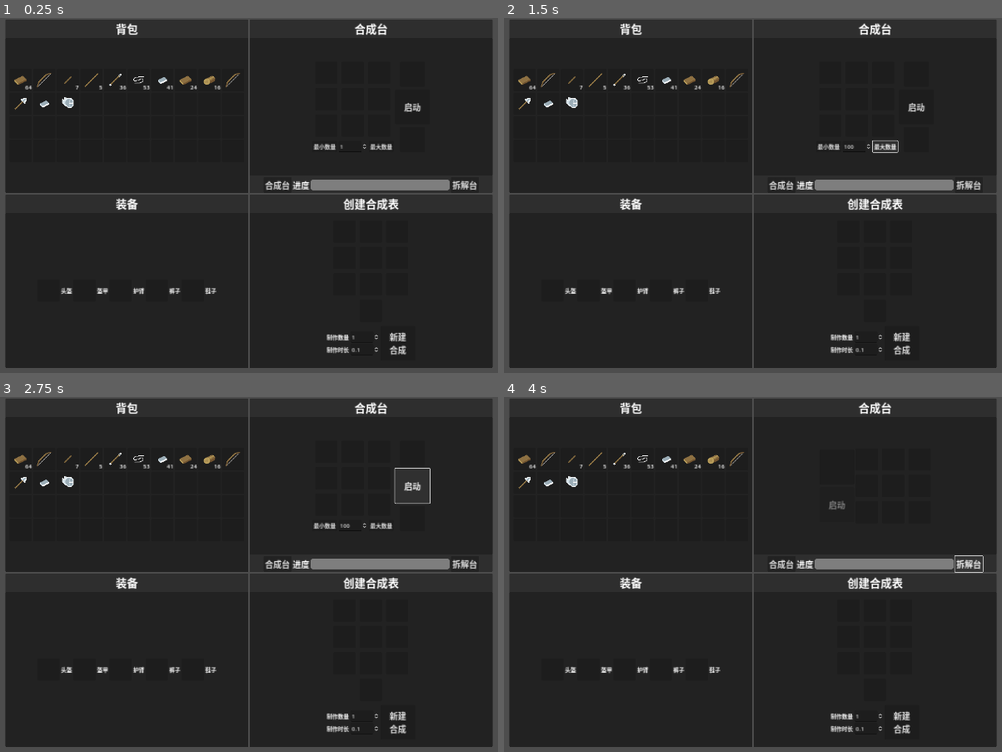
Above: before the commit, frames 1-4 (two rows, left to right).
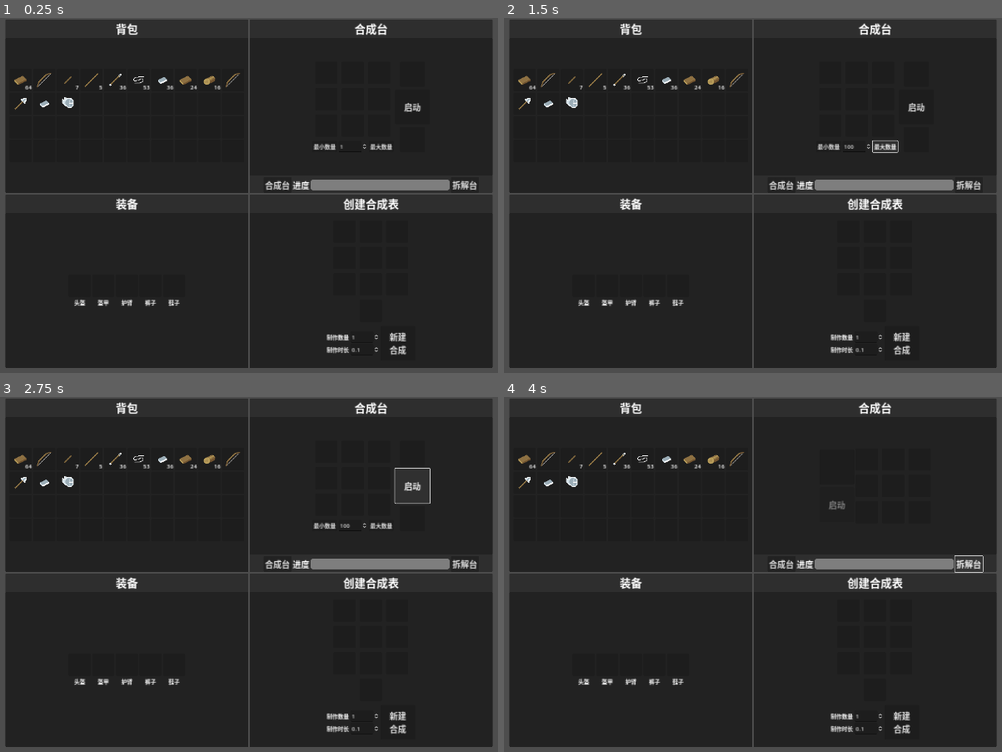
Above: after the commit, the same moments.

Repository: DeerLuuu/Backpack-and-synthesis-system
Game: Godot game, scene res://scene/world/world.tscn
Same seed, same stepped clock (60 frames per second), same inputs: the game is played once before the commit and once after it.
Inputs:
- Up to frame 1 (0.25 s): no input
- Up to frame 2 (1.5 s): click "最小数量" at 0.5 s; click "最大数量" at 1.25 s
- Up to frame 3 (2.75 s): click "启动" at 2 s
- Up to frame 4 (4 s): click "合成台" at 2.75 s; click "拆解台" at 3.5 s

The runs differ from the first frame. In frame 1, 0.4% of the frame differs, in the area x 12-44%, y 19-82%; in frame 2, 0.4%; in frame 3, 0.4%; in frame 4, 0.4%.

Commit message:
新增组合键、快速装备、快速堆叠双击的物品

Diff:
--- a/project.godot
+++ b/project.godot
@@ -53,3 +53,7 @@
 "events": [Object(InputEventKey,"resource_local_to_scene":false,"resource_name":"","device":-1,"window_id":0,"alt_press …(192 unchanged characters)…
 ]
 }
+double_mouse_left={
+"deadzone": 0.5,
+"events": []
+}
--- a/resource/player_backpack.tres
+++ b/resource/player_backpack.tres
@@ -46,7 +46,7 @@
 [sub_resource type="Resource" id="Resource_of248"]
 script = ExtResource("2_vmrof")
 item = ExtResource("5_2ua25")
-count = 41
+count = 36
 
 [sub_resource type="Resource" id="Resource_t8vcf"]
 script = ExtResource("2_vmrof")
--- a/scene/ui/equip_interface.gd
+++ b/scene/ui/equip_interface.gd
@@ -23,11 +23,7 @@
 
 # TODO 装备UI ===============>变 量<===============
 #region 变量
-@onready var head_slot_panel_container: SlotPanelContainer = %HeadSlotPanelContainer
-@onready var hand_slot_panel_container: SlotPanelContainer = %HandSlotPanelContainer
-@onready var u_body_slot_panel_container: SlotPanelContainer = %UBodySlotPanelContainer
-@onready var d_body_slot_panel_container: SlotPanelContainer = %DBodySlotPanelContainer
-@onready var leg_slot_panel_container: SlotPanelContainer = %LegSlotPanelContainer
+
 #endregion
 
 # TODO 装备UI ===============>虚方法<===============
@@ -37,9 +33,10 @@
 
 func _ready() -> void:
 	for i in get_children():
-		if i is SlotPanelContainer:
-			i.slot_clicked.connect(Global._on_slot_clicked)
-			i.slot_clicked.connect(_on_slot_clicked)
+		i.slot_clicked.connect(Global._on_slot_clicked)
+		i.slot_clicked.connect(_on_slot_clicked)
+
+	Global.equip_interface = self
 
 func _process(_delta: float) -> void:
 	pass
@@ -60,34 +57,33 @@
 func _on_slot_clicked(slot_index : int, _mouse_button : int, _backpack : Node) -> void:
 	if not get_child(slot_index).slot.has_item(): return
 	var slot_panel : SlotPanelContainer = get_child(slot_index)
-	var equit_index = slot_index / 2
-	match equit_index:
+	match slot_index:
 		Equip.HELMET:
-			if not item_is_equip(slot_panel, equit_index):
+			if not item_is_equip(slot_panel, slot_index):
 				Global.add_item(slot_panel.slot, Global.player_backpack_grid)
 				slot_panel.slot = BaseSlot.new()
 				return
 			print("更新玩家属性···")
 		Equip.ARMOR:
-			if not item_is_equip(slot_panel, equit_index):
+			if not item_is_equip(slot_panel, slot_index):
 				Global.add_item(slot_panel.slot, Global.player_backpack_grid)
 				slot_panel.slot = BaseSlot.new()
 				return
 			print("更新玩家属性···")
 		Equip.ARMLET:
-			if not item_is_equip(slot_panel, equit_index):
+			if not item_is_equip(slot_panel, slot_index):
 				Global.add_item(slot_panel.slot, Global.player_backpack_grid)
 				slot_panel.slot = BaseSlot.new()
 				return
 			print("更新玩家属性···")
 		Equip.TROUSERS:
-			if not item_is_equip(slot_panel, equit_index):
+			if not item_is_equip(slot_panel, slot_index):
 				Global.add_item(slot_panel.slot, Global.player_backpack_grid)
 				slot_panel.slot = BaseSlot.new()
 				return
 			print("更新玩家属性···")
 		Equip.SHOES:
-			if not item_is_equip(slot_panel, equit_index):
+			if not item_is_equip(slot_panel, slot_index):
 				Global.add_item(slot_panel.slot, Global.player_backpack_grid)
 				slot_panel.slot = BaseSlot.new()
 				return
--- a/scene/ui/slot.gd
+++ b/scene/ui/slot.gd
@@ -8,7 +8,7 @@
 # TODO 格子UI ===============>信 号<===============
 #region 信号
 # 格子被按下发出的信号
-signal slot_clicked(slot_index : int, mouse_index : int, slot_parent : Node)
+signal slot_clicked(slot_index : int, mouse_index : int, slot_parent : Node, double_click : bool)
 #endregion
 
 # TODO 格子UI ===============>常 量<===============
@@ -16,7 +16,8 @@
 enum Mouse{
 	MOUSE_LEFT,
 	MOUSE_RIGHT,
-	MOUSE_LEFT_PLUS
+	MOUSE_LEFT_PLUS,
+	DOUBLE_MOUSE_LEFT
 }
 #endregion
 
@@ -33,6 +34,9 @@
 		if slot == null: return
 		if slot.item == null: return
 		set_slot_panel()
+
+var is_double : bool = false
+var can_double : bool = false
 #endregion
 
 # TODO 格子UI ===============>虚方法<===============
@@ -59,8 +63,15 @@
 	# 检测鼠标左键、右键交互并发出信号
 	if event is InputEventMouseButton:
 		if event.is_action_pressed("mouse_left"):
+			is_double = false
+			if can_double:
+				is_double = true
+			can_double = true
+			get_tree().create_timer(.25).timeout.connect(func(): can_double = false)
 			if Global.is_shift:
 				slot_clicked.emit(get_index(), Mouse.MOUSE_LEFT_PLUS, get_parent())
+			elif is_double:
+				slot_clicked.emit(get_index(), Mouse.MOUSE_LEFT, get_parent(), true)
 			else :
 				slot_clicked.emit(get_index(), Mouse.MOUSE_LEFT, get_parent())
 		elif event.is_action_pressed("mouse_right"):
--- a/scene/ui/ui_grid_container.tscn
+++ b/scene/ui/ui_grid_container.tscn
@@ -326,61 +326,76 @@
 layout_mode = 2
 size_flags_vertical = 3
 
-[node name="EquipInterface" type="HBoxContainer" parent="OtherBackpackPanel/MarginContainer/VBoxContainer/InventoryBG"]
+[node name="VBoxContainer" type="VBoxContainer" parent="OtherBackpackPanel/MarginContainer/VBoxContainer/InventoryBG"]
+layout_mode = 2
+size_flags_horizontal = 4
+size_flags_vertical = 4
+
+[node name="EquipInterface" type="HBoxContainer" parent="OtherBackpackPanel/MarginContainer/VBoxContainer/InventoryBG/VBoxContainer"]
 layout_mode = 2
 size_flags_horizontal = 4
 size_flags_vertical = 4
 script = ExtResource("7_ygn62")
 
-[node name="HeadSlotPanelContainer" parent="OtherBackpackPanel/MarginContainer/VBoxContainer/InventoryBG/EquipInterface" instance=ExtResource("4_rucro")]
-unique_name_in_owner = true
-layout_mode = 2
-
-[node name="Label" type="Label" parent="OtherBackpackPanel/MarginContainer/VBoxContainer/InventoryBG/EquipInterface"]
+[node name="HeadSlotPanelContainer" parent="OtherBackpackPanel/MarginContainer/VBoxContainer/InventoryBG/VBoxContainer/EquipInterface" instance=ExtResource("4_rucro")]
+unique_name_in_owner = true
+layout_mode = 2
+
+[node name="UBodySlotPanelContainer" parent="OtherBackpackPanel/MarginContainer/VBoxContainer/InventoryBG/VBoxContainer/EquipInterface" instance=ExtResource("4_rucro")]
+unique_name_in_owner = true
+layout_mode = 2
+
+[node name="HandSlotPanelContainer" parent="OtherBackpackPanel/MarginContainer/VBoxContainer/InventoryBG/VBoxContainer/EquipInterface" instance=ExtResource("4_rucro")]
+unique_name_in_owner = true
+layout_mode = 2
+
+[node name="DBodySlotPanelContainer" parent="OtherBackpackPanel/MarginContainer/VBoxContainer/InventoryBG/VBoxContainer/EquipInterface" instance=ExtResource("4_rucro")]
+unique_name_in_owner = true
+layout_mode = 2
+
+[node name="LegSlotPanelContainer" parent="OtherBackpackPanel/MarginContainer/VBoxContainer/InventoryBG/VBoxContainer/EquipInterface" instance=ExtResource("4_rucro")]
+unique_name_in_owner = true
+layout_mode = 2
+
+[node name="HBoxContainer" type="HBoxContainer" parent="OtherBackpackPanel/MarginContainer/VBoxContainer/InventoryBG/VBoxContainer"]
+layout_mode = 2
+size_flags_horizontal = 4
+size_flags_vertical = 4
+
+[node name="Label" type="Label" parent="OtherBackpackPanel/MarginContainer/VBoxContainer/InventoryBG/VBoxContainer/HBoxContainer"]
+custom_minimum_size = Vector2(64, 0)
 layout_mode = 2
 text = "头盔"
 label_settings = SubResource("LabelSettings_6n87r")
 horizontal_alignment = 1
 vertical_alignment = 1
 
-[node name="UBodySlotPanelContainer" parent="OtherBackpackPanel/MarginContainer/VBoxContainer/InventoryBG/EquipInterface" instance=ExtResource("4_rucro")]
-unique_name_in_owner = true
-layout_mode = 2
-
-[node name="Label2" type="Label" parent="OtherBackpackPanel/MarginContainer/VBoxContainer/InventoryBG/EquipInterface"]
+[node name="Label2" type="Label" parent="OtherBackpackPanel/MarginContainer/VBoxContainer/InventoryBG/VBoxContainer/HBoxContainer"]
+custom_minimum_size = Vector2(64, 0)
 layout_mode = 2
 text = "盔甲"
 label_settings = SubResource("LabelSettings_6n87r")
 horizontal_alignment = 1
 vertical_alignment = 1
 
-[node name="HandSlotPanelContainer" parent="OtherBackpackPanel/MarginContainer/VBoxContainer/InventoryBG/EquipInterface" instance=ExtResource("4_rucro")]
-unique_name_in_owner = true
-layout_mode = 2
-
-[node name="Label3" type="Label" parent="OtherBackpackPanel/MarginContainer/VBoxContainer/InventoryBG/EquipInterface"]
+[node name="Label3" type="Label" parent="OtherBackpackPanel/MarginContainer/VBoxContainer/InventoryBG/VBoxContainer/HBoxContainer"]
+custom_minimum_size = Vector2(64, 0)
 layout_mode = 2
 text = "护臂"
 label_settings = SubResource("LabelSettings_6n87r")
 horizontal_alignment = 1
 vertical_alignment = 1
 
-[node name="DBodySlotPanelContainer" parent="OtherBackpackPanel/MarginContainer/VBoxContainer/InventoryBG/EquipInterface" instance=ExtResource("4_rucro")]
-unique_name_in_owner = true
-layout_mode = 2
-
-[node name="Label4" type="Label" parent="OtherBackpackPanel/MarginContainer/VBoxContainer/InventoryBG/EquipInterface"]
+[node name="Label4" type="Label" parent="OtherBackpackPanel/MarginContainer/VBoxContainer/InventoryBG/VBoxContainer/HBoxContainer"]
+custom_minimum_size = Vector2(64, 0)
 layout_mode = 2
 text = "裤子"
 label_settings = SubResource("LabelSettings_6n87r")
 horizontal_alignment = 1
 vertical_alignment = 1
 
-[node name="LegSlotPanelContainer" parent="OtherBackpackPanel/MarginContainer/VBoxContainer/InventoryBG/EquipInterface" instance=ExtResource("4_rucro")]
-unique_name_in_owner = true
-layout_mode = 2
-
-[node name="Label5" type="Label" parent="OtherBackpackPanel/MarginContainer/VBoxContainer/InventoryBG/EquipInterface"]
+[node name="Label5" type="Label" parent="OtherBackpackPanel/MarginContainer/VBoxContainer/InventoryBG/VBoxContainer/HBoxContainer"]
+custom_minimum_size = Vector2(64, 0)
 layout_mode = 2
 text = "鞋子"
 label_settings = SubResource("LabelSettings_6n87r")
--- a/script/base_slot.gd
+++ b/script/base_slot.gd
@@ -34,6 +34,9 @@
 
 # TODO 格子基类 ===============>工具方法<===============
 #region 工具方法
+func is_equip() -> bool:
+	return item is EquipItem
+
 # TODO_FUC 格子基类：判断是否有物品
 func has_item() -> bool:
 	return item != null
--- a/script/global.gd
+++ b/script/global.gd
@@ -53,6 +53,10 @@
 var item_table : Dictionary
 # Shift 快捷键
 var is_shift : bool = false
+
+# 装备栏 /// /// /// /// /// ///
+var equip_interface : HBoxContainer
+# /// /// /// /// /// /// ///
 #endregion
 
 func _shortcut_input(event: InputEvent) -> void:
@@ -64,13 +68,13 @@
 # TODO 全局属性 ===============>信号链接方法<===============
 #region 信号链接方法
 # TODO_FUC 全局：格子按下方法
-func _on_slot_clicked(slot_index : int, mouse_button : int, backpack : Node) -> void:
+func _on_slot_clicked(slot_index : int, mouse_button : int, backpack : Node, double_click : bool = false) -> void:
 	# 被点击的格子容器
 	var click_slot : BaseSlot = backpack.get_child(slot_index).slot
 	# 鼠标格子容器
 	var dragged_slot : BaseSlot = dragged_slot_panel_container.slot
 
-	# 鼠标左键的操作
+	# 鼠标左键
 	if mouse_button == 0:
 		if dragged_slot.has_item() and dragged_slot.can_stack(click_slot) and not click_slot.is_full():
 			click_slot = dragged_slot.stack_item(click_slot)
@@ -78,7 +82,7 @@
 			update_slot(dragged_slot, click_slot, slot_index, backpack)
 			return
 
-	# 鼠标右键的操作
+	# 鼠标右键
 	if mouse_button == 1:
 		if not dragged_slot.has_item():
 			if not click_slot.has_item(): return
@@ -102,9 +106,16 @@
 				update_slot(dragged_slot, click_slot, slot_index, backpack)
 				return
 
+	# Shift + 鼠标左键
 	if mouse_button == 2:
 		if not click_slot.has_item(): return
-		if backpack is PlayerBackInterface: return
+		if backpack is PlayerBackInterface:
+			if click_slot.is_equip():
+				add_equip(click_slot.duplicate(), equip_interface, click_slot.item.equip_type)
+				click_slot.count = 0
+
+				update_slot(dragged_slot, click_slot, slot_index, backpack)
+			return
 
 		add_item(click_slot.duplicate(), player_backpack_grid)
 		click_slot.count = 0
@@ -112,6 +123,15 @@
 		# 更新格子容器数据
 		update_slot(dragged_slot, click_slot, slot_index, backpack)
 		return
+
+	if double_click and dragged_slot.has_item() and not dragged_slot.is_full() and dragged_slot.item.can_stack:
+		if backpack is PlayerBackInterface:
+			for i : SlotPanelContainer in backpack.get_children():
+				if not i.slot.has_item(): continue
+				if not i.slot.can_stack(dragged_slot): continue
+				var _slot : BaseSlot = i.slot.stack_item(dragged_slot)
+				i.set_slot_panel()
+			return
 
 	var temp_slot : BaseSlot = dragged_slot
 	dragged_slot = click_slot
@@ -127,6 +147,15 @@
 func update_slot(dragged_slot : BaseSlot, click_slot : BaseSlot, slot_index : int, backpack : Node) -> void:
 	dragged_slot_panel_container.slot = dragged_slot
 	backpack.get_child(slot_index).slot = click_slot
+
+func add_equip(slot : BaseSlot, equip_interface : HBoxContainer, equip_type : int) -> void:
+	var current_slot : SlotPanelContainer = equip_interface.get_child(equip_type)
+	if current_slot.slot.has_item():
+		current_slot.slot = slot
+		add_item(current_slot.slot, player_backpack_grid)
+		return
+
+	current_slot.slot = slot
 
 func add_item(slot : BaseSlot, backpack_grid : GridContainer) -> void:
 	for i in backpack_grid.get_children():
